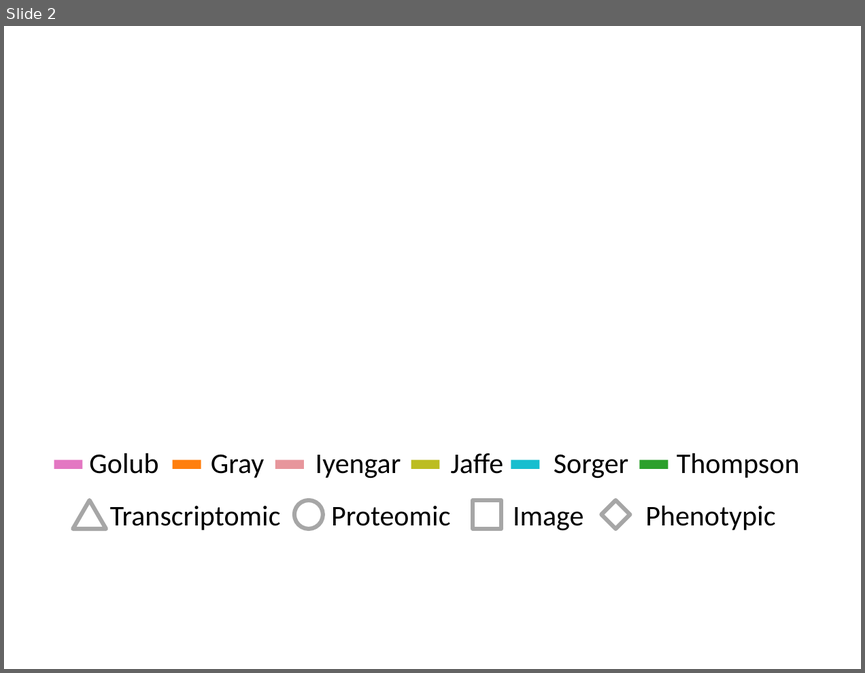
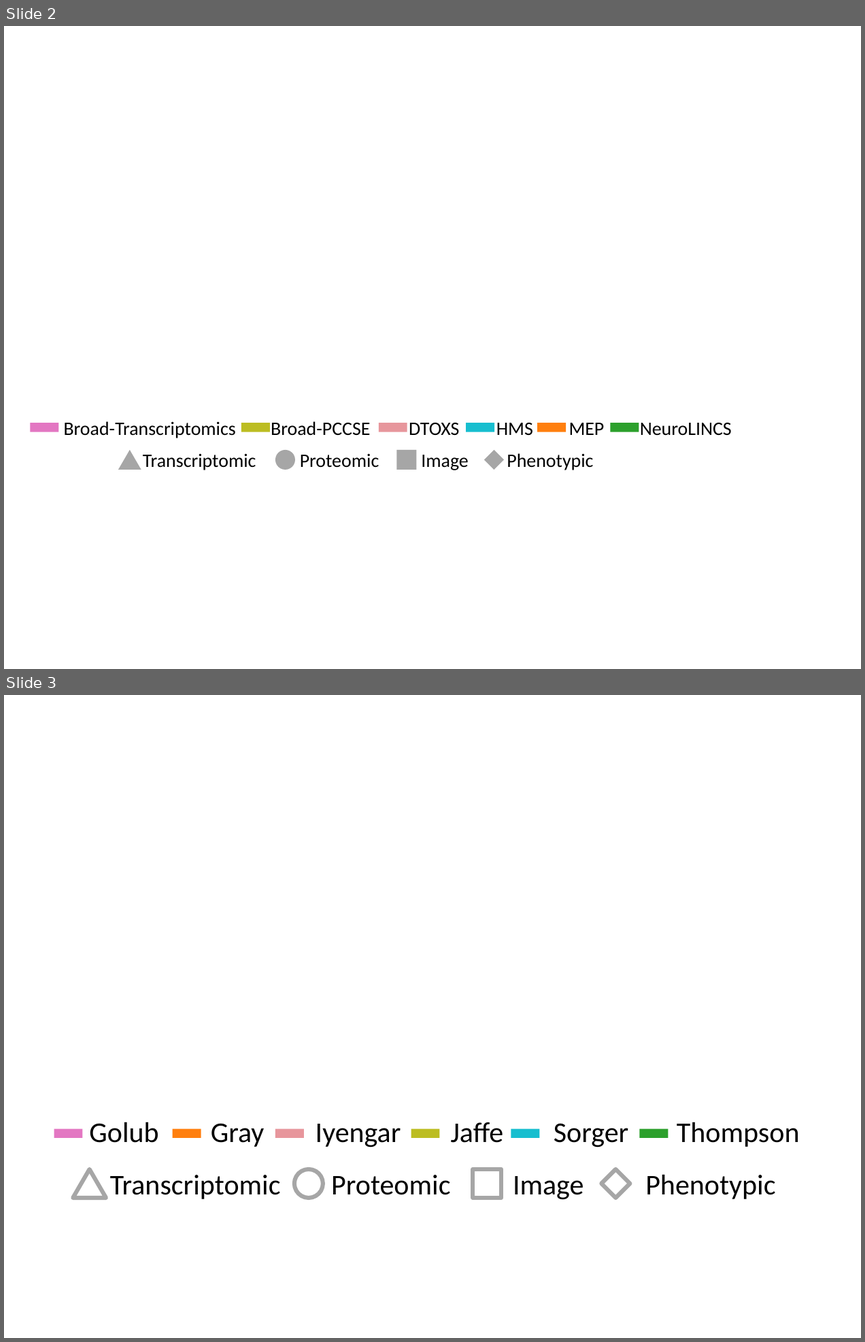
Before and after one commit to MaayanLab/milestones-viz, a slide deck: app/public/css/img/legend.pptx. Shown one above the other, each under a label of ours: slide 2 before the commit, slides 2 and 3 after it. The pictures are 865x673 and 865x1342 pixels, drawn with LibreOffice and Linux fonts; fonts in the diff are those of the drawing. Boxes give left, top, right and bottom in pixels: in the first picture for what was removed or moved away, otherwise in the second. Text is boxed around its words. In the diff, an @@ line names an element or a change of style, - is before the commit and + after.

```diff
--- a/app/public/css/img/legend.pptx
+++ b/app/public/css/img/legend.pptx
@@ slide 2 added at box(4, 26, 861, 669), background #CCE8CF @@
@@ rectangle added at box(31, 422, 59, 432), fill #E377C2 @@
@@ text added at box(64, 421, 236, 438), 16 pt, text #000000 @@
+Broad-Transcriptomics
@@ rectangle added at box(241, 422, 270, 432), fill #BCBD22 @@
@@ text added at box(271, 421, 370, 435), 16 pt, text #000000 @@
+Broad-PCCSE
@@ rectangle added at box(379, 422, 407, 432), fill #E7969C @@
@@ text added at box(409, 422, 459, 435), 16 pt, text #000000 @@
+DTOXS
@@ rectangle added at box(466, 422, 494, 432), fill #17BECF @@
@@ text added at box(496, 422, 533, 435), 16 pt, text #000000 @@
+HMS
@@ rectangle added at box(537, 422, 565, 432), fill #FF7F0E @@
@@ text added at box(569, 422, 604, 435), 16 pt, text #000000 @@
+MEP
@@ rectangle added at box(610, 422, 638, 432), fill #2CA02C @@
@@ text added at box(640, 422, 732, 435), 16 pt, text #000000 @@
+NeuroLINCS
@@ triangle added at box(118, 449, 141, 469), fill #63B96C @@
@@ text added at box(143, 453, 256, 470), 16 pt, text #000000 @@
+Transcriptomic
@@ ellipse added at box(275, 449, 295, 469), fill #63B96C @@
@@ text added at box(300, 453, 379, 467), 16 pt, text #000000 @@
+Proteomic
@@ rectangle added at box(396, 449, 416, 469), fill #63B96C @@
@@ diamond added at box(484, 449, 504, 469), fill #63B96C @@
@@ text added at box(507, 453, 593, 470), 16 pt, text #000000 @@
+Phenotypic
@@ text added at box(421, 454, 468, 470), 16 pt, text #000000 @@
+Image
@@ what was slide 2 is now slide 3 @@
```
Also in this commit, not shown: 1 other slide added, 1 slide removed, 12 other files.
